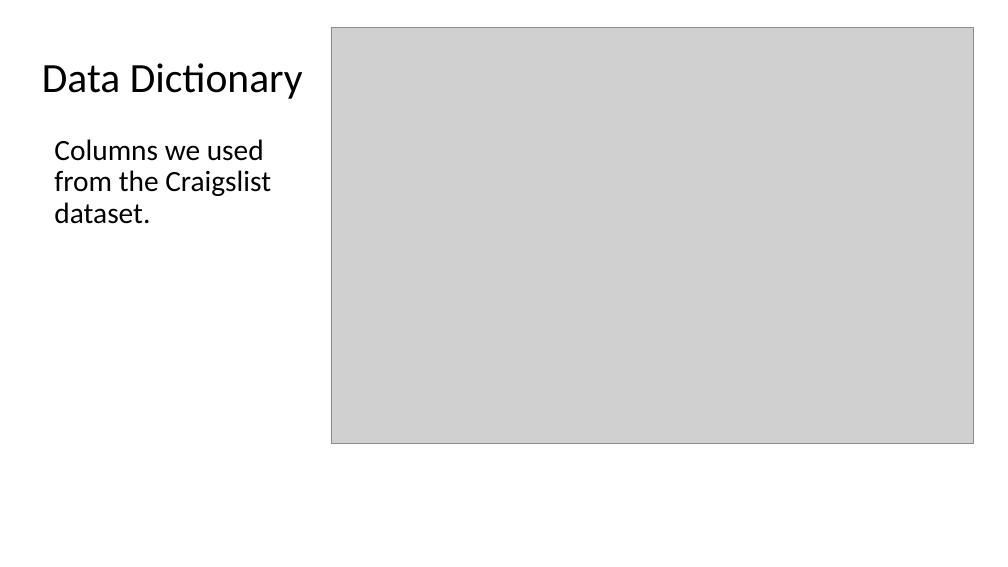
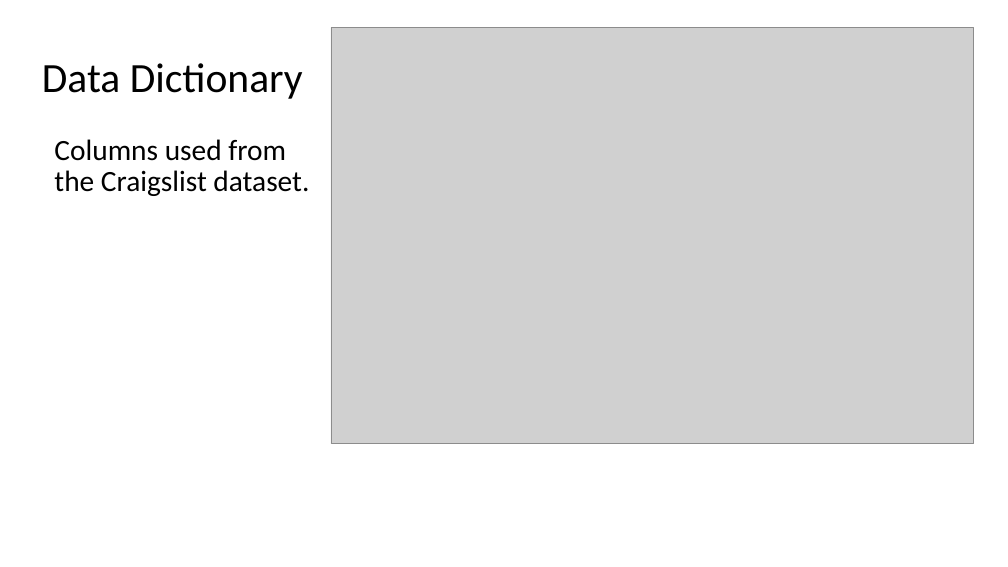
Before and after one commit to ranton256/used_car_sale_price_analysis, a slide deck: slide 6 of DSCI521_rna63_final_project_pres.pptx. Drawn at 1008x567 pixels with LibreOffice and Linux fonts; fonts in the diff are those of the drawing; grey boxes stand for pictures; background and template pictures are left out. Boxes give left, top, right and bottom in pixels: in the first picture for what was removed or moved away, otherwise in the second. Text is boxed around its words. In the diff, an @@ line names an element or a change of style, - is before the commit and + after.

```diff
--- a/DSCI521_rna63_final_project_pres.pptx
+++ b/DSCI521_rna63_final_project_pres.pptx
@@ text at (54, 139, 309, 196): text changed @@
-Columns we used from the Craigslist dataset.
+Columns used from the Craigslist dataset.
```
Also in this commit, not shown: 14 other slides changed, 1 slide added, 1 slide removed, 4 other files.
